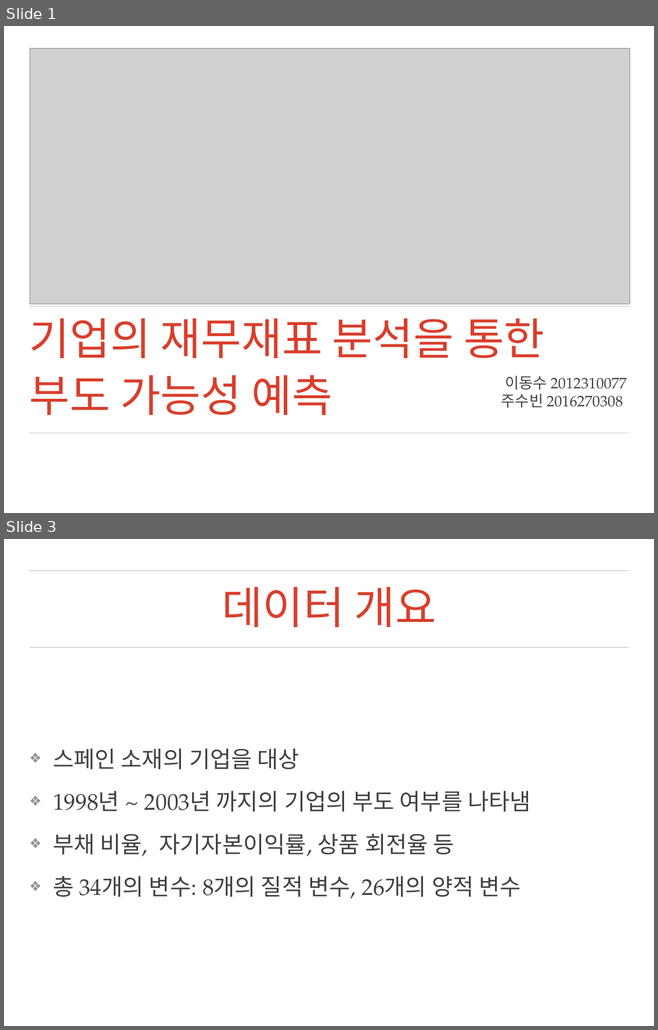
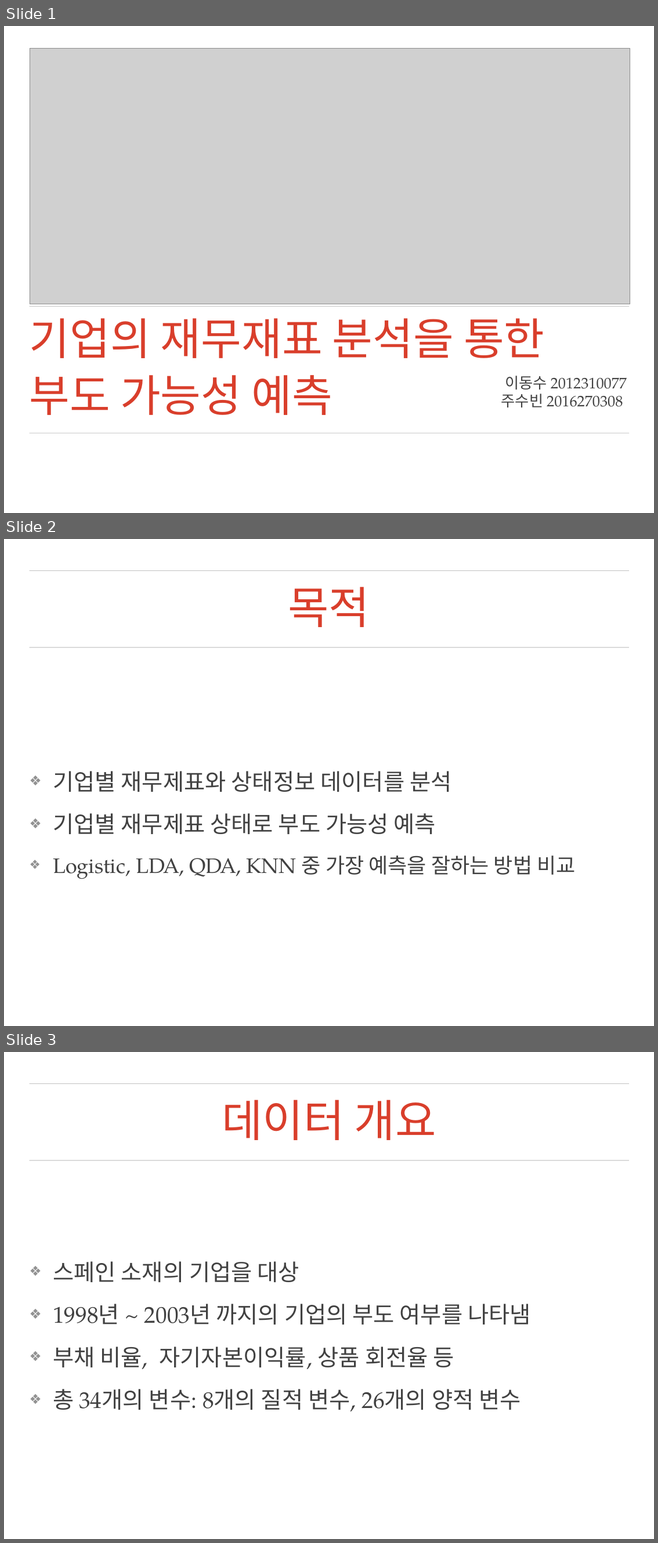
Before and after one commit to mrlee23/bankruptcy-prediction, a slide deck: presentation.pptx. Shown one above the other, each under a label of ours: slides 1 and 3 before the commit, slides 1, 2 and 3 after it; the slides between them are not shown. The pictures are 658x1030 and 658x1543 pixels, drawn with LibreOffice and Linux fonts; fonts in the diff are those of the drawing; grey boxes stand for pictures; background and template pictures are left out. Boxes give left, top, right and bottom in pixels: in the first picture for what was removed or moved away, otherwise in the second. Text is boxed around its words. In the diff, an @@ line names an element or a change of style, - is before the commit and + after.

```diff
--- a/presentation.pptx
+++ b/presentation.pptx
@@ slide 2 added at bbox=[4, 539, 654, 1026], background picture (left out); not listed: 2 template elements that a slide beside it also shows @@
@@ title added at bbox=[288, 587, 370, 627], 70 pt, text #D93E2B @@
+목적
@@ text added at bbox=[53, 771, 575, 879], 36 pt, text #414141 @@
+❖ 기업별 재무제표와 상태정보 데이터를 분석
+❖ 기업별 재무제표 상태로 부도 가능성 예측
+❖ Logistic, LDA, QDA, KNN 중 가장 예측을 잘하는 방법 비교
```
Also in this commit, not shown: 1 slide changed, 16 other slides added, 1 slide removed, 9 other files.
